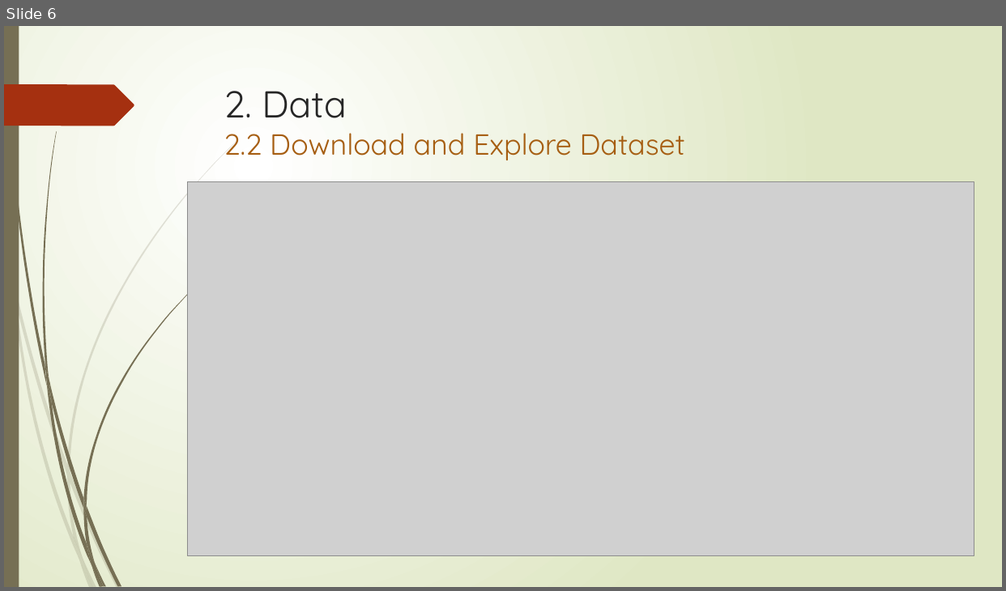
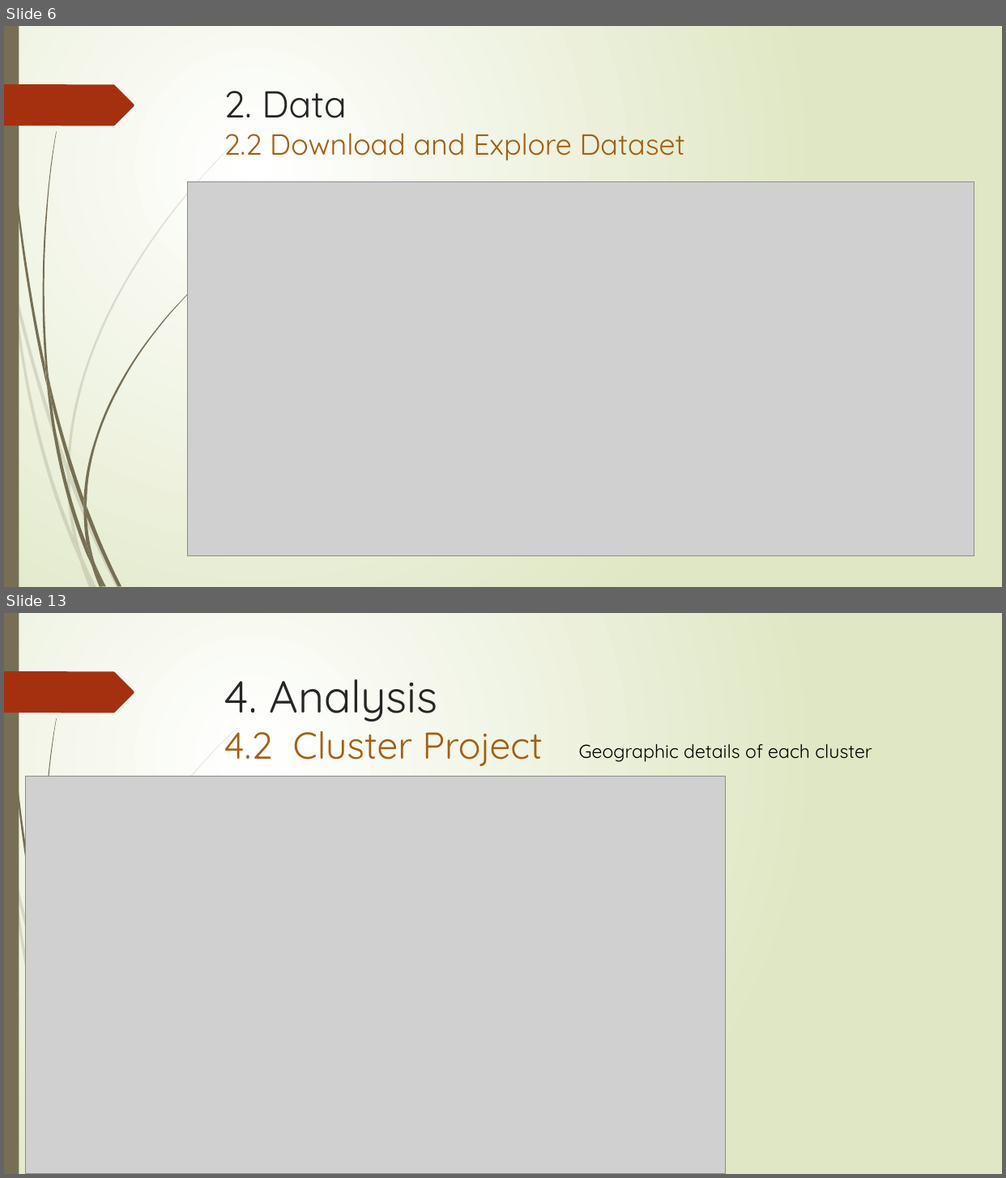
Before and after one commit to liemvt2008/Data-Science-Project, a slide deck: Bussiness_problem_and_datasets.pptx. Shown one above the other, each under a label of ours: slide 6 before the commit, slides 6 and 13 after it; the slides between them are not shown. The pictures are 1006x591 and 1006x1178 pixels, drawn with LibreOffice and Linux fonts; fonts in the diff are those of the drawing; grey boxes stand for pictures. Boxes give left, top, right and bottom in pixels: in the first picture for what was removed or moved away, otherwise in the second. Text is boxed around its words. In the diff, an @@ line names an element or a change of style, - is before the commit and + after.

```diff
--- a/Bussiness_problem_and_datasets.pptx
+++ b/Bussiness_problem_and_datasets.pptx
@@ slide 13 added at <box>4,613,1002,1174</box>, background gradient #FFFFFF to #DFE8C4; not listed: 16 template elements that a slide beside it also shows @@
@@ title added at <box>224,679,543,766</box>, 36 pt, text #A65E12 @@
+4. Analysis
+4.2 Cluster Project
@@ text added at <box>579,744,872,762</box>, 18 pt, text #000000 @@
+Geographic details of each cluster
@@ picture added at <box>26,776,725,1174</box> @@
```
Also in this commit, not shown: 7 other slides added, 2 other files.
